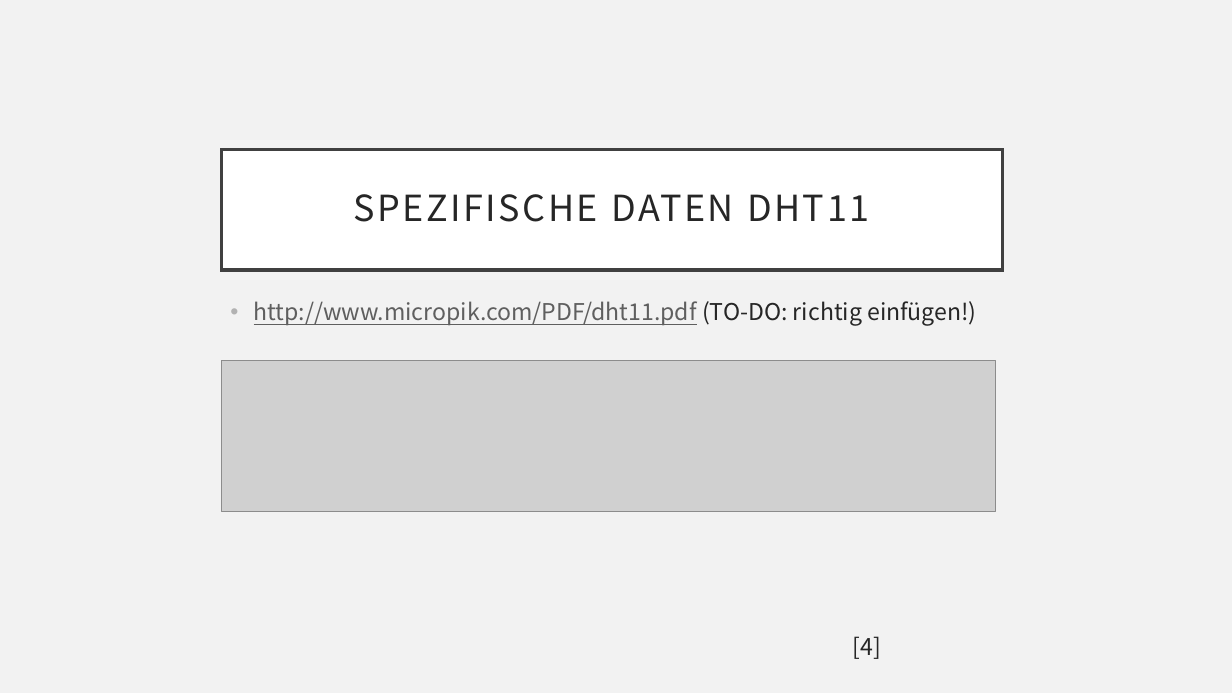
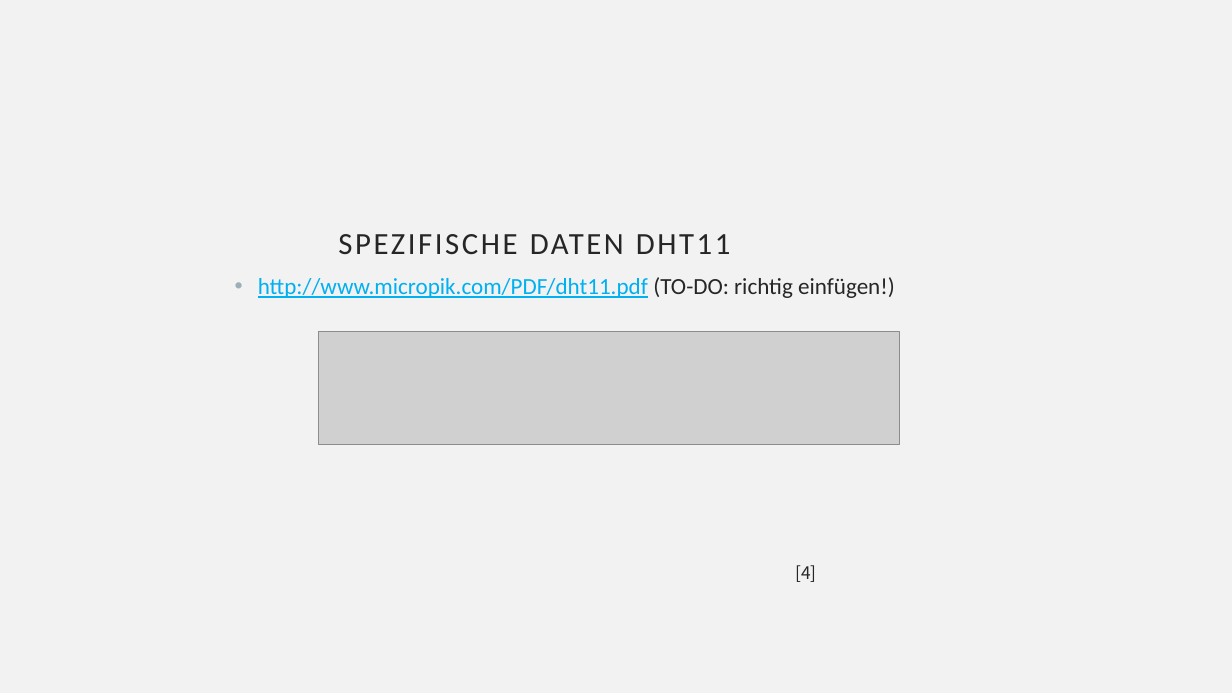
Before and after one commit to ProjektlaborEmbeddedSecurity/Presentation, a slide deck: slide 8 of PES.pptx. Drawn at 1232x693 pixels with LibreOffice and Linux fonts; fonts in the diff are those of the drawing; grey boxes stand for pictures; background and template pictures are left out. Boxes give left, top, right and bottom in pixels: in the first picture for what was removed or moved away, otherwise in the second. Text is boxed around its words. In the diff, an @@ line names an element or a change of style, - is before the commit and + after.

Commit message:
Ultraschallsensor Resize
Ultraschallsensor hinzugefügt, auf 3:4 geändert, layout verbessert

```diff
--- a/PES.pptx
+++ b/PES.pptx
@@ title "SPEZIFISCHE DATEN DHT11": place and size @@
-title "SPEZIFISCHE DATEN DHT11" at bbox=[221, 150, 1002, 270]
+title "SPEZIFISCHE DATEN DHT11" at bbox=[338, 234, 731, 254]
@@ title "SPEZIFISCHE DATEN DHT11" at bbox=[338, 234, 731, 254]: size 28 to 24 pt, font Noto Sans CJK JP to Calibri; alignment centre to left; fill #FFFFFF to none; outline #404040 2.5 pt to none @@
@@ text "http://www.micropik.com/PDF/dht11.pdf (TO-DO: richtig einfüg ...": place and size @@
-text "http://www.micropik.com/PDF/dht11.pdf (TO-DO: richtig einfüg ..." at bbox=[254, 301, 977, 326]
+text "http://www.micropik.com/PDF/dht11.pdf (TO-DO: richtig einfüg ..." at bbox=[258, 277, 895, 298]
@@ text "http://www.micropik.com/PDF/dht11.pdf (TO-DO: richtig einfüg ..." at bbox=[258, 277, 895, 298]: font Noto Sans CJK JP to Calibri; text colour #5F5F5F to #00B0F0 in "http://www.micropik.com/PDF/dht11.pdf"; bullet colour #B2B2B2 to #9BAFB5 @@
@@ picture: place and size @@
-picture at bbox=[221, 360, 996, 512]
+picture at bbox=[319, 331, 900, 445]
@@ text "[4]": place and size @@
-text "[4]" at bbox=[852, 636, 880, 659]
+text "[4]" at bbox=[796, 565, 817, 582]
@@ text "[4]" at bbox=[796, 565, 817, 582]: size 18 to 13.5 pt @@
```
Also in this commit, not shown: 25 other slides changed, 3 slides added.
